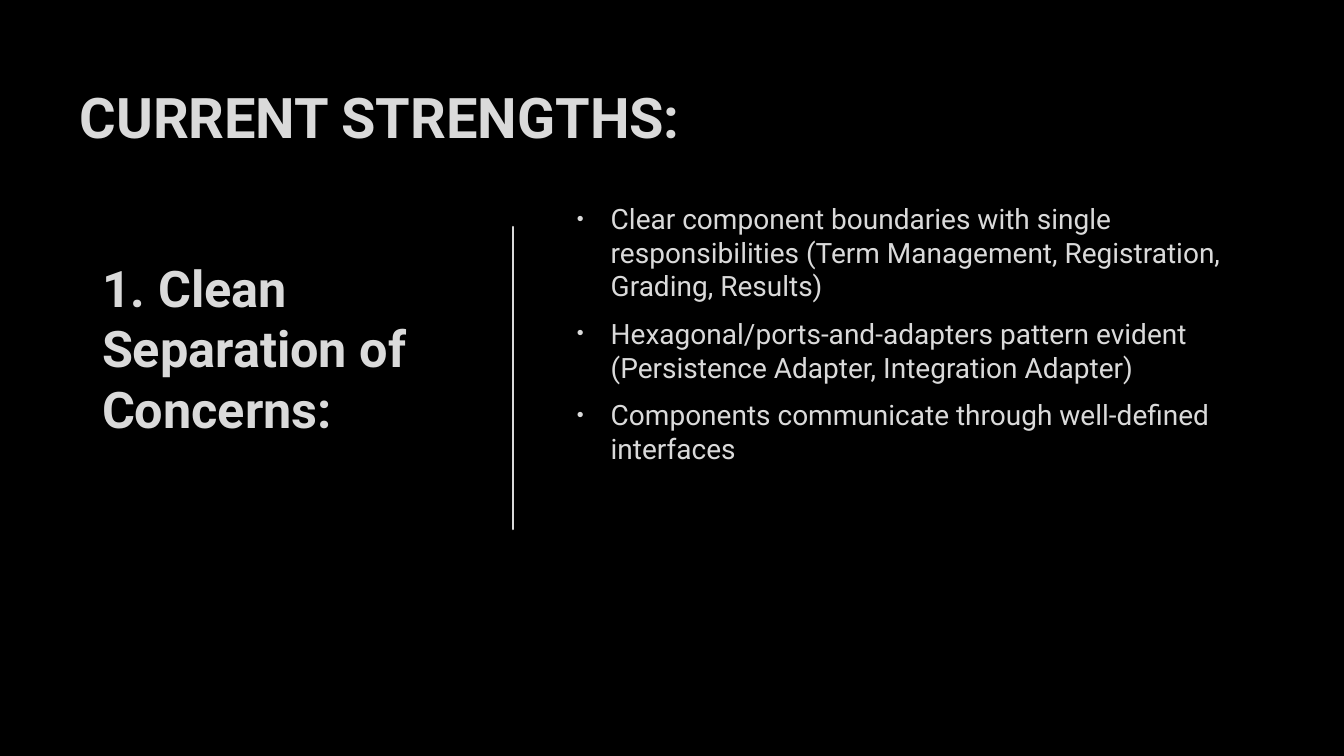
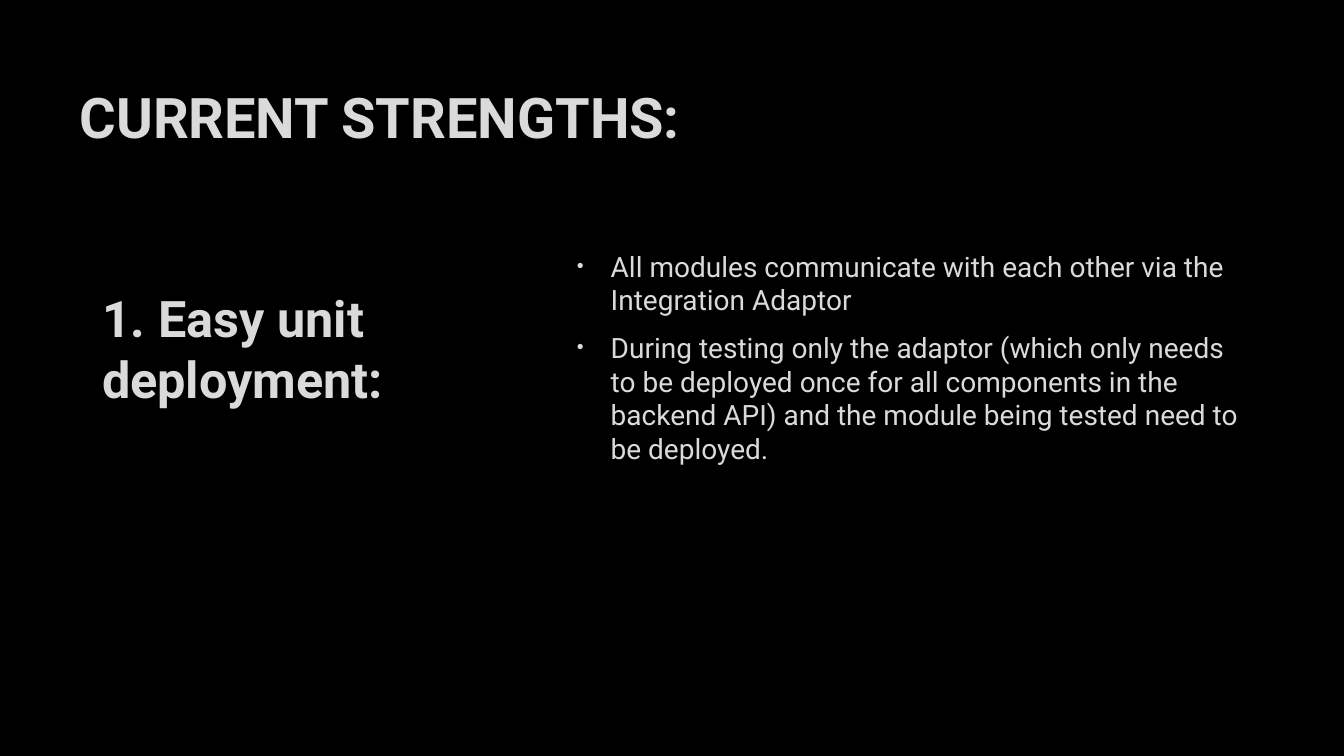
Before and after one commit to mayembe-martin/software_architecture_schedules, a slide deck: slide 8 of M2/Presentation_Qualities.pptx (slide 9 before the commit). Drawn at 1344x756 pixels with LibreOffice and Linux fonts; fonts in the diff are those of the drawing; background and template pictures are left out. Boxes give left, top, right and bottom in pixels: in the first picture for what was removed or moved away, otherwise in the second. Text is boxed around its words. In the diff, an @@ line names an element or a change of style, - is before the commit and + after.

```diff
--- a/M2/Presentation_Qualities.pptx
+++ b/M2/Presentation_Qualities.pptx
@@ line removed from (513, 227) to (513, 529) @@
@@ text at (611,256,1238,465): text changed @@
-• Clear component boundaries with single responsibilities (Term Management, Registration, Grading, Results)
-• Hexagonal/ports-and-adapters pattern evident (Persistence Adapter, Integration Adapter)
-• Components communicate through well-defined interfaces
+• All modules communicate with each other via the Integration Adaptor
+• During testing only the adaptor (which only needs to be deployed once for all components in the backend API) and the module being tested need to be deployed.
@@ title at (102,299,383,409): text changed @@
-1. Clean Separation of Concerns:
+1. Easy unit deployment:
```
Also in this commit, not shown: 1 other slide changed, 5 slides added, 7 slides removed.
